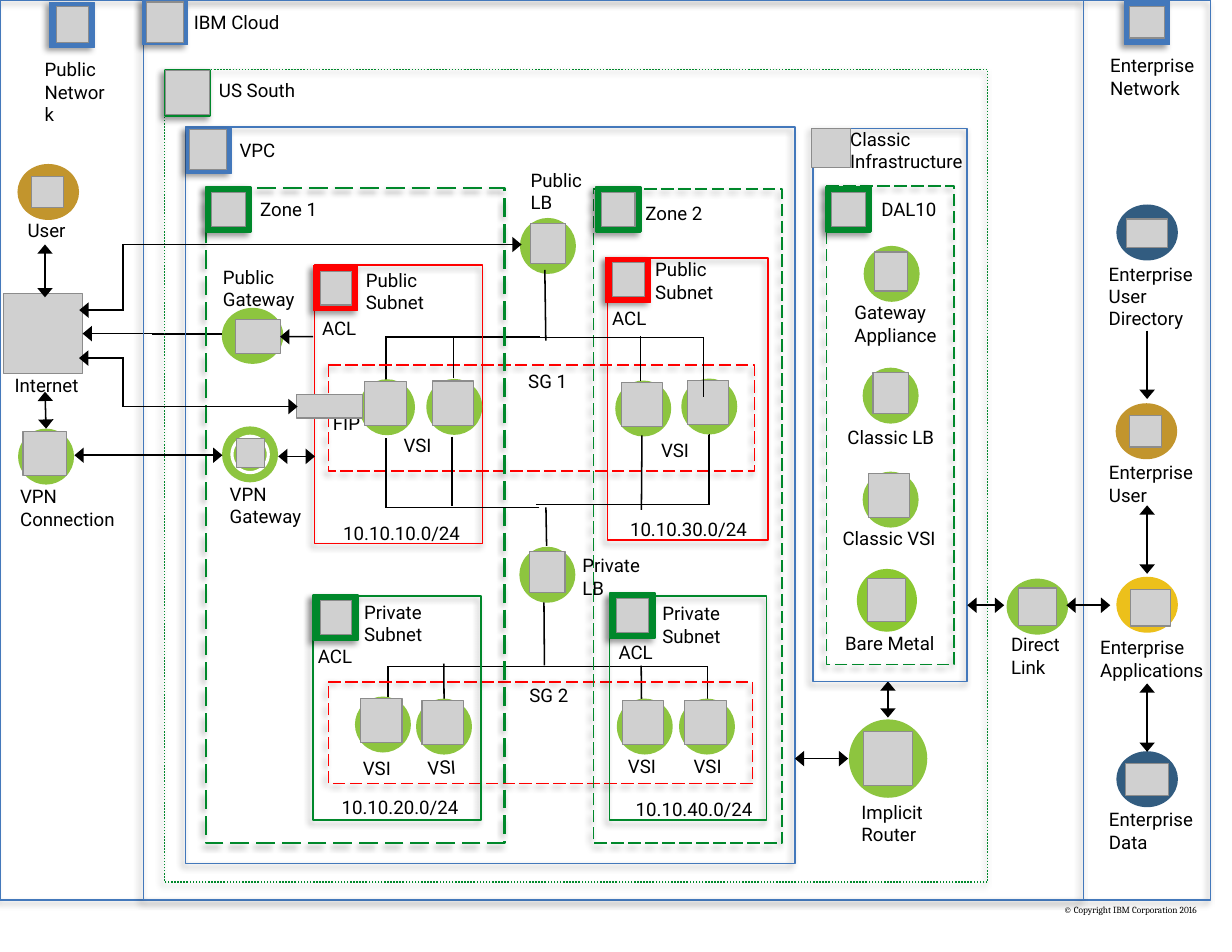
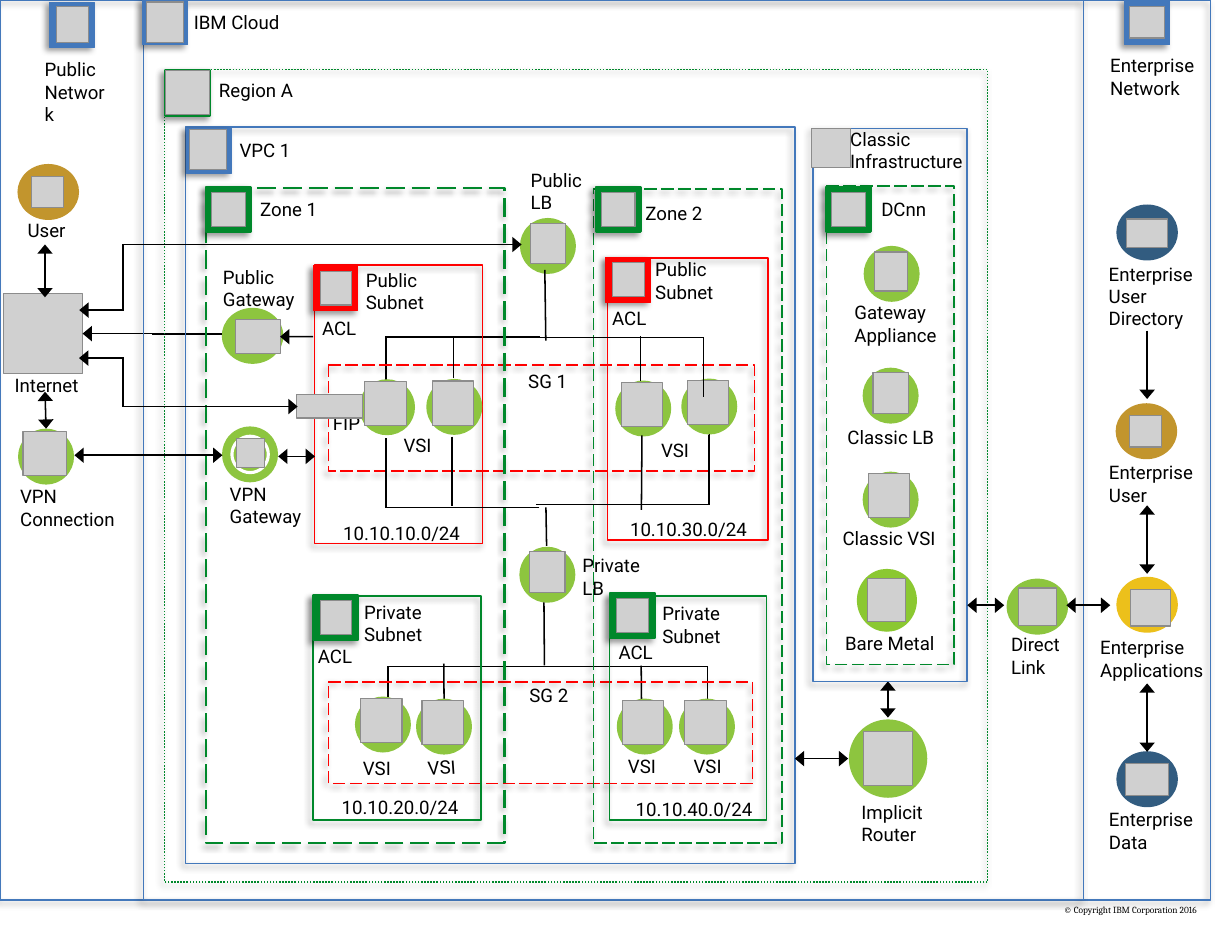
Before and after one commit to ibm-cloud-architecture/ibm-cloud-stencils, a slide deck: slide 2 of powerpoint/templates/VirtualPrivateCloudEditablePPT.pptx. Drawn at 1232x952 pixels with LibreOffice and Linux fonts; fonts in the diff are those of the drawing; grey boxes stand for pictures; background and template pictures are left out. Boxes give left, top, right and bottom in pixels: in the first picture for what was removed or moved away, otherwise in the second. Text is boxed around its words. In the diff, an @@ line names an element or a change of style, - is before the commit and + after.

Commit message:
minor

```diff
--- a/powerpoint/templates/VirtualPrivateCloudEditablePPT.pptx
+++ b/powerpoint/templates/VirtualPrivateCloudEditablePPT.pptx
@@ text at <box>219,83,293,101</box>: text changed @@
-US South
+Region A
@@ text at <box>240,143,290,158</box>: text changed @@
-VPC
+VPC 1
@@ text at <box>881,202,926,217</box>: text changed @@
-DAL10
+DCnn
```
